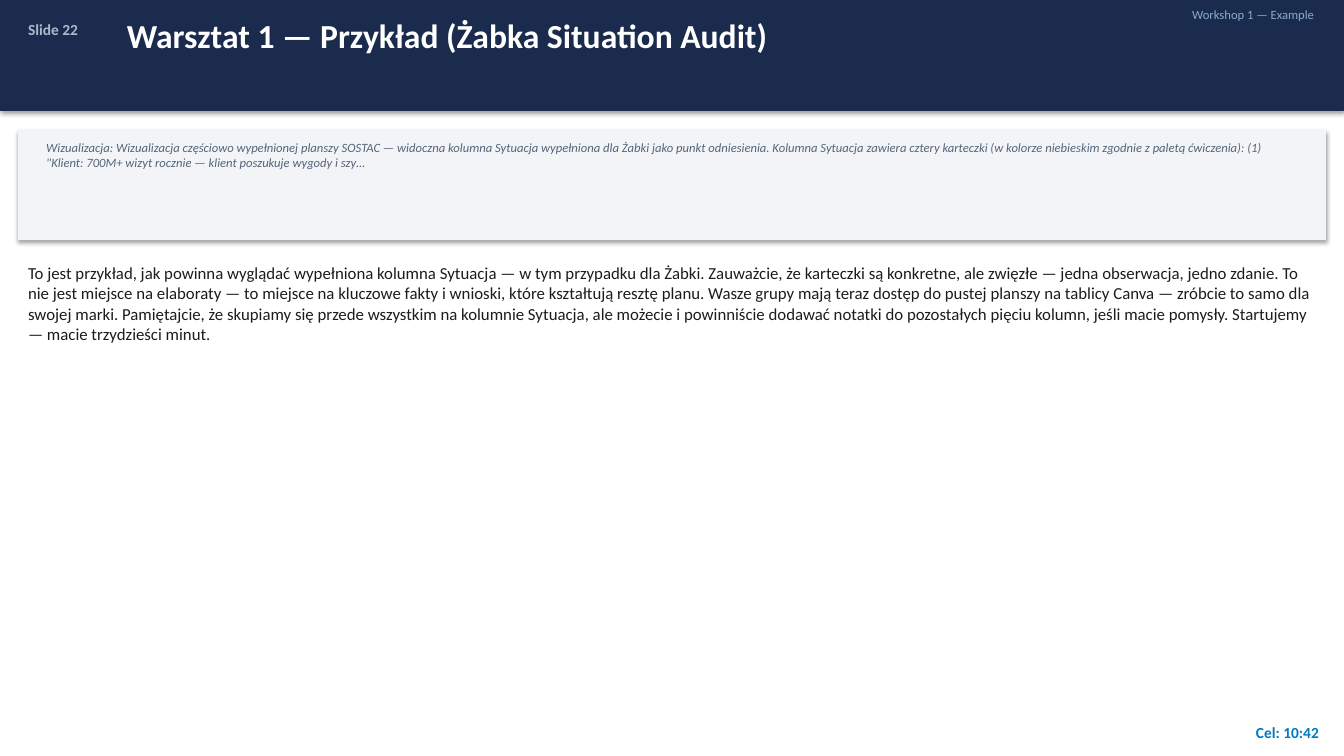
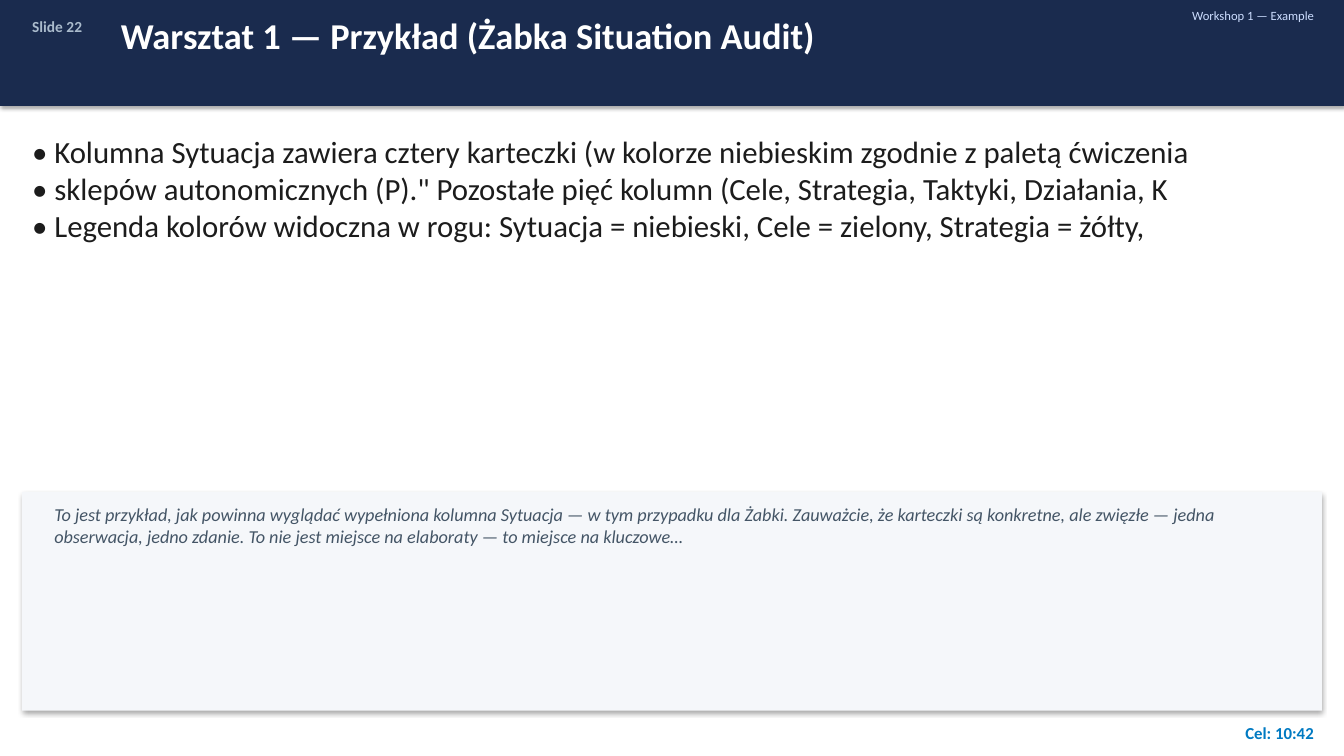
Before and after one commit to porwisz/marketing-zajecia, a slide deck: slide 22 of course-materials/Strategia_Marketingu_Cyfrowego.pptx. Drawn at 1344x756 pixels with LibreOffice and Linux fonts; fonts in the diff are those of the drawing. Boxes give left, top, right and bottom in pixels: in the first picture for what was removed or moved away, otherwise in the second. Text is boxed around its words. In the diff, an @@ line names an element or a change of style, - is before the commit and + after.

```diff
--- a/course-materials/Strategia_Marketingu_Cyfrowego.pptx
+++ b/course-materials/Strategia_Marketingu_Cyfrowego.pptx
@@ rectangle: place and size @@
-rectangle at bbox=[0, 0, 1344, 111]
+rectangle at bbox=[0, 0, 1344, 106]
@@ text "Slide 22": place and size @@
-text "Slide 22" at bbox=[28, 24, 78, 35]
+text "Slide 22" at bbox=[32, 21, 82, 32]
@@ text "Warsztat 1 — Przykład (Żabka ..." at bbox=[121, 19, 815, 55]: size 24 to 26 pt @@
@@ text "Workshop 1 — Example" at bbox=[1192, 11, 1314, 22]: text colour #88AACC to #CCDDFF @@
@@ rectangle removed at bbox=[18, 129, 1326, 240] @@
@@ text removed at bbox=[46, 142, 1261, 169] @@
-Wizualizacja: Wizualizacja częściowo wypełnionej planszy SOSTAC — widoczna kolumna Sytuacja wypełniona dla Żabki jako punkt odniesienia. Kolumna Sytuacja zawiera cztery karteczki (w kolorze niebieskim zgodnie z paletą ćwiczenia): (1) "Klient: 700M+ wizyt rocznie — klient poszukuje wygody i szy…
@@ text added at bbox=[54, 140, 1189, 243], 22 pt, text #1C1C1C @@
+• Kolumna Sytuacja zawiera cztery karteczki (w kolorze niebieskim zgodnie z paletą ćwiczenia
+• sklepów autonomicznych (P)." Pozostałe pięć kolumn (Cele, Strategia, Taktyki, Działania, K
+• Legenda kolorów widoczna w rogu: Sytuacja = niebieski, Cele = zielony, Strategia = żółty,
@@ rectangle added at bbox=[22, 492, 1322, 711], fill #F5F7FA @@
@@ text at bbox=[54, 506, 1214, 546]: text changed; size 12 to 13 pt; text colour #1C1C1C to #445566; italic on @@
-To jest przykład, jak powinna wyglądać wypełniona kolumna Sytuacja — w tym przypadku dla Żabki. Zauważcie, że karteczki są konkretne, ale zwięzłe — jedna obserwacja, jedno zdanie. To nie jest miejsce na elaboraty — to miejsce na kluczowe fakty i wnioski, które kształtują resztę planu. Wasze grupy mają teraz dostęp do pustej planszy na tablicy Canva — zróbcie to samo dla swojej marki. Pamiętajcie, że skupiamy się przede wszystkim na kolumnie Sytuacja, ale możecie i powinniście dodawać notatki do pozostałych pięciu kolumn, jeśli macie pomysły. Startujemy — macie trzydzieści minut.
+To jest przykład, jak powinna wyglądać wypełniona kolumna Sytuacja — w tym przypadku dla Żabki. Zauważcie, że karteczki są konkretne, ale zwięzłe — jedna obserwacja, jedno zdanie. To nie jest miejsce na elaboraty — to miejsce na kluczowe…
@@ text "Cel: 10:42": place and size @@
-text "Cel: 10:42" at bbox=[1256, 727, 1318, 738]
+text "Cel: 10:42" at bbox=[1245, 727, 1314, 739]
@@ text "Cel: 10:42" at bbox=[1245, 727, 1314, 739]: size 11 to 12 pt @@
```
Also in this commit, not shown: 81 other slides changed, 3 slides added, 3 slides removed, 1 other file.
